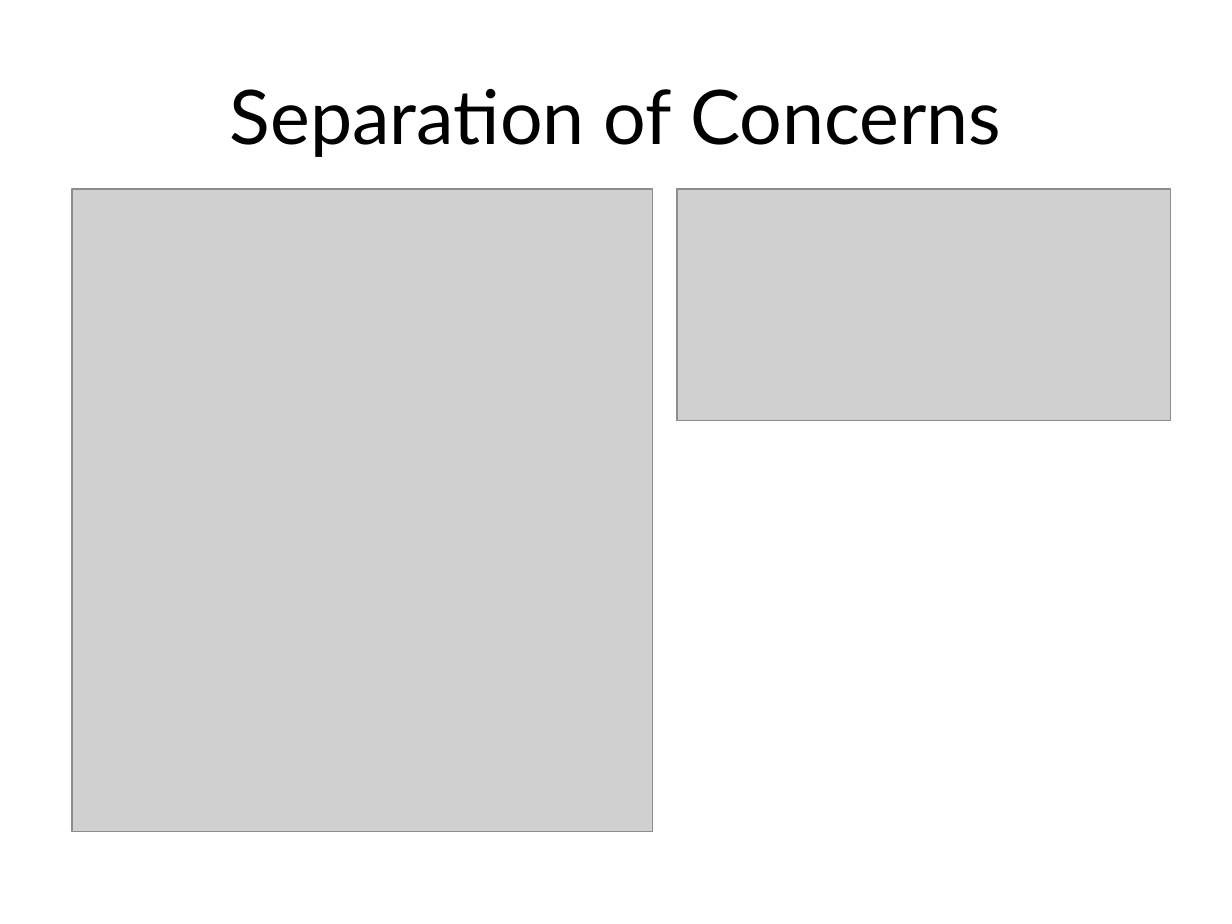
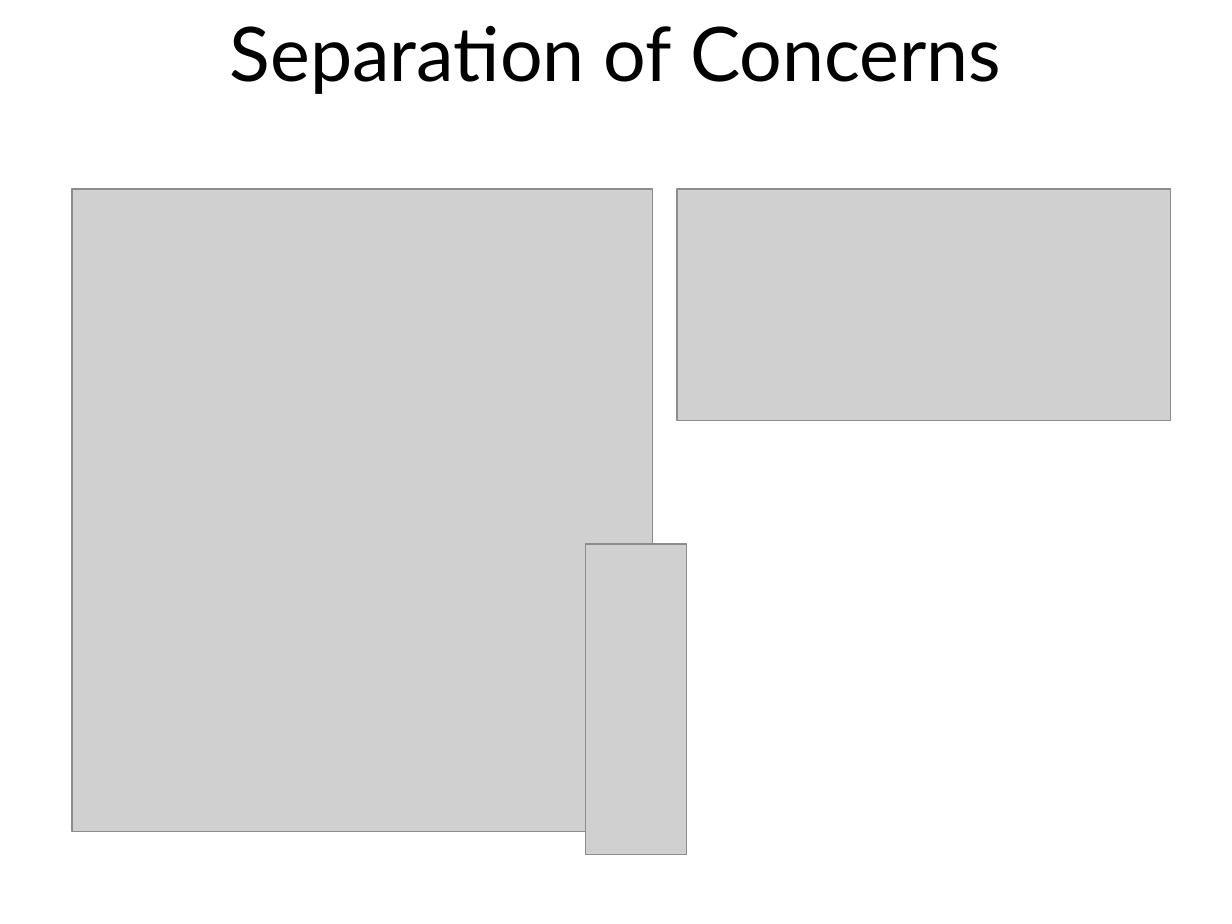
Before and after one commit to msuarz/portfolio, a slide deck: slide 15 of agile2011/presentation.pptx. Drawn at 1232x924 pixels with LibreOffice and Linux fonts; fonts in the diff are those of the drawing; grey boxes stand for pictures; background and template pictures are left out. Boxes give left, top, right and bottom in pixels: in the first picture for what was removed or moved away, otherwise in the second. Text is boxed around its words. In the diff, an @@ line names an element or a change of style, - is before the commit and + after.

```diff
--- a/agile2011/presentation.pptx
+++ b/agile2011/presentation.pptx
@@ title "Separation of Concerns": place and size @@
-title "Separation of Concerns" at (230,89,1001,157)
+title "Separation of Concerns" at (230,26,1001,94)
@@ picture added at (585,545,686,855) @@
```
Also in this commit, not shown: 19 other slides changed, 4 slides added, 3 slides removed, 5 other files.
